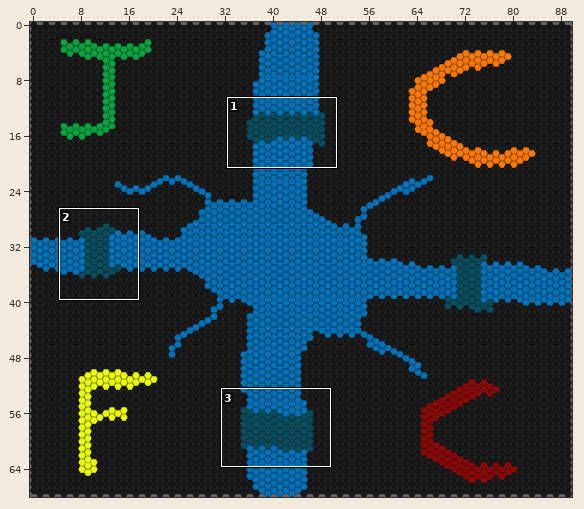
One commit to this Tiled map: core/assets/worlds/g1_World5.tmx. The picture above shows the old version from afar; the outline marks the close-up.
Close-up. Before:
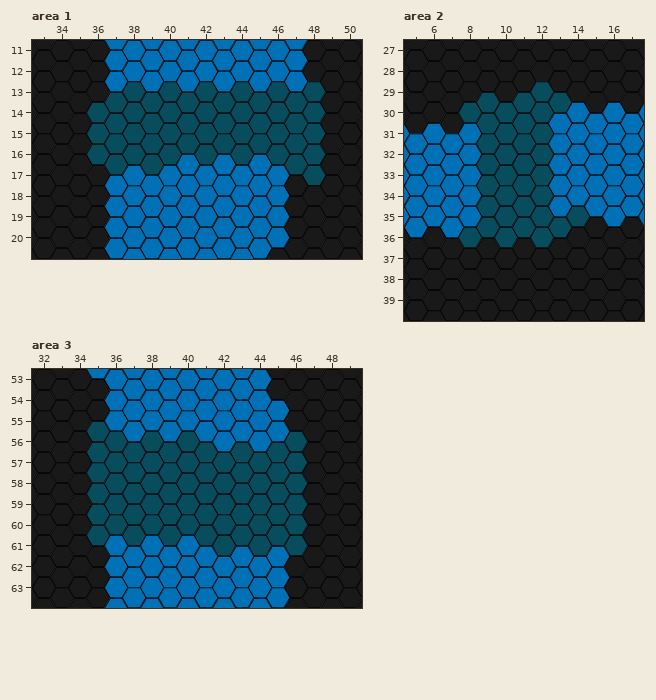
Cells are 256x222 px. Hexagonal. Every second column is shifted by half a cell. Shown: area 1 x 33..50, y 11..20; area 2 x 5..17, y 27..39; area 3 x 32..49, y 53..63. The commit also changed other parts of the map, which this record leaves out.
Now the later version:
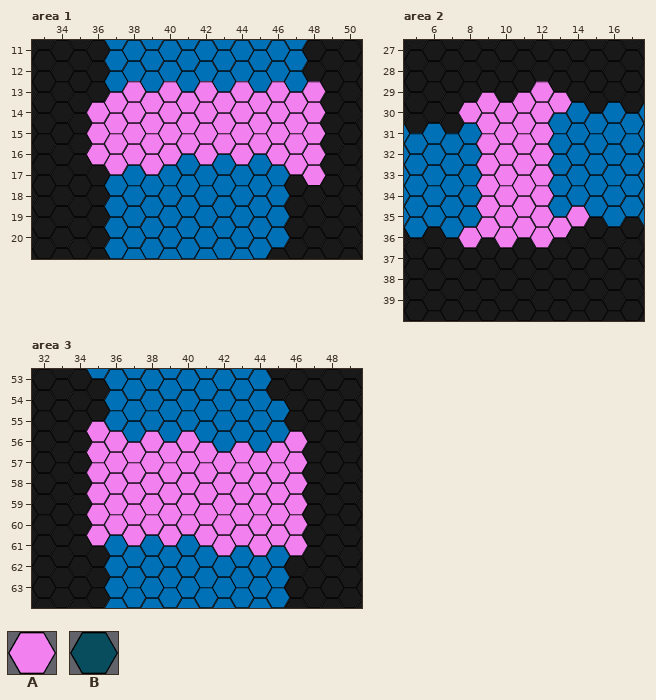
Key: from "hex": A 2 "hex_pink", B 7 "hex_cyan".
_ is an empty cell.
The exact change:
{"where": "layer \"background\", area 1"}
{"y":13,"x":37,"old":"BBBBBBBBBBBB","new":"AAAAAAAAAAAA"}
{"y":14,"x":36,"old":"BBBBBBBBBBBBB","new":"AAAAAAAAAAAAA"}
{"y":15,"x":36,"old":"BBBBBBBBBBBBB","new":"AAAAAAAAAAAAA"}
{"y":16,"x":36,"old":"BBBBB","new":"AAAAA"}
{"y":16,"x":42,"old":"B","new":"A"}
{"y":16,"x":44,"old":"B","new":"A"}
{"y":16,"x":46,"old":"BBB","new":"AAA"}
{"y":17,"x":48,"old":"B","new":"A"}
{"where": "layer \"background\", area 2"}
{"y":29,"x":9,"old":"B","new":"A"}
{"y":29,"x":11,"old":"BBB","new":"AAA"}
{"y":30,"x":8,"old":"BBBBB","new":"AAAAA"}
{"y":31,"x":9,"old":"BBBB","new":"AAAA"}
{"y":32,"x":9,"old":"BBBB","new":"AAAA"}
{"y":33,"x":9,"old":"BBBB","new":"AAAA"}
{"y":34,"x":9,"old":"BBBB","new":"AAAA"}
{"y":35,"x":9,"old":"BBBBBB","new":"AAAAAA"}
{"y":36,"x":8,"old":"B","new":"A"}
{"y":36,"x":10,"old":"B","new":"A"}
{"y":36,"x":12,"old":"B","new":"A"}
{"where": "layer \"background\", area 3"}
{"y":55,"x":35,"old":"B","new":"A"}
{"y":56,"x":35,"old":"BBBBBBB","new":"AAAAAAA"}
{"y":56,"x":43,"old":"B","new":"A"}
{"y":56,"x":45,"old":"BB","new":"AA"}
{"y":57,"x":35,"old":"BBBBBBBBBBBB","new":"AAAAAAAAAAAA"}
{"y":58,"x":35,"old":"BBBBBBBBBBBB","new":"AAAAAAAAAAAA"}
{"y":59,"x":35,"old":"BBBBBBBBBBBB","new":"AAAAAAAAAAAA"}
{"y":60,"x":35,"old":"BBBBBBBBBBBB","new":"AAAAAAAAAAAA"}
{"y":61,"x":42,"old":"B","new":"A"}
{"y":61,"x":44,"old":"B","new":"A"}
{"y":61,"x":46,"old":"B","new":"A"}
